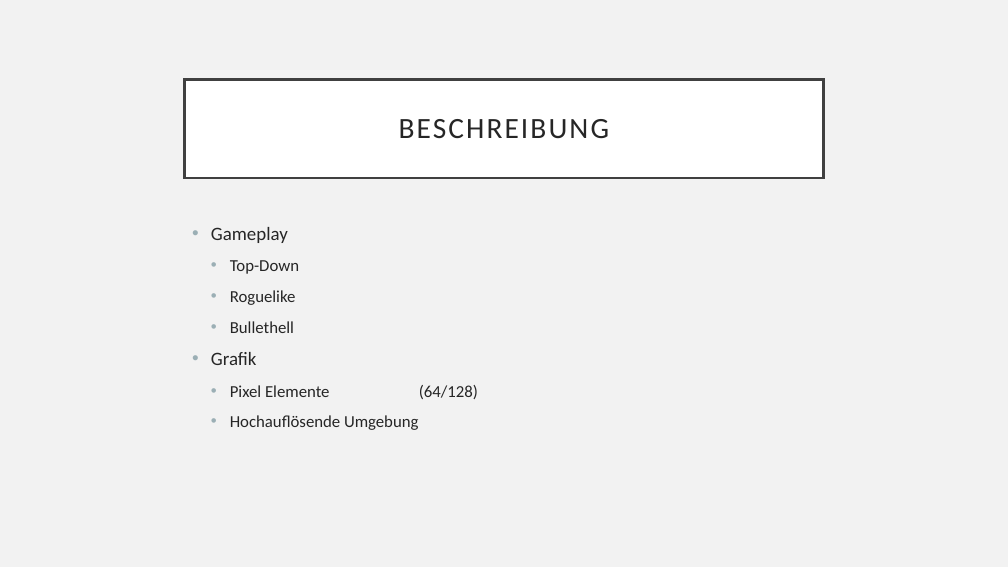
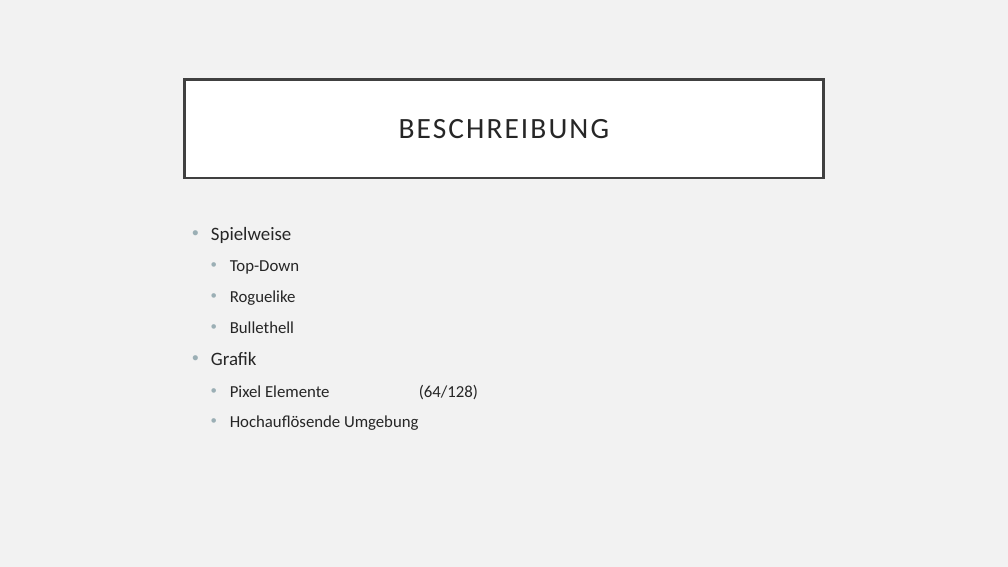
Before and after one commit to mreichl-tgm/hero, a slide deck: slide 3 of docs/project-presentation.pptx. Drawn at 1008x567 pixels with LibreOffice and Linux fonts; fonts in the diff are those of the drawing. Boxes give left, top, right and bottom in pixels: in the first picture for what was removed or moved away, otherwise in the second. Text is boxed around its words. In the diff, an @@ line names an element or a change of style, - is before the commit and + after.

```diff
--- a/docs/project-presentation.pptx
+++ b/docs/project-presentation.pptx
@@ text at (211,227,291,243): text changed @@
-• Gameplay
+• Spielweise
```
Also in this commit, not shown: 2 other files.
